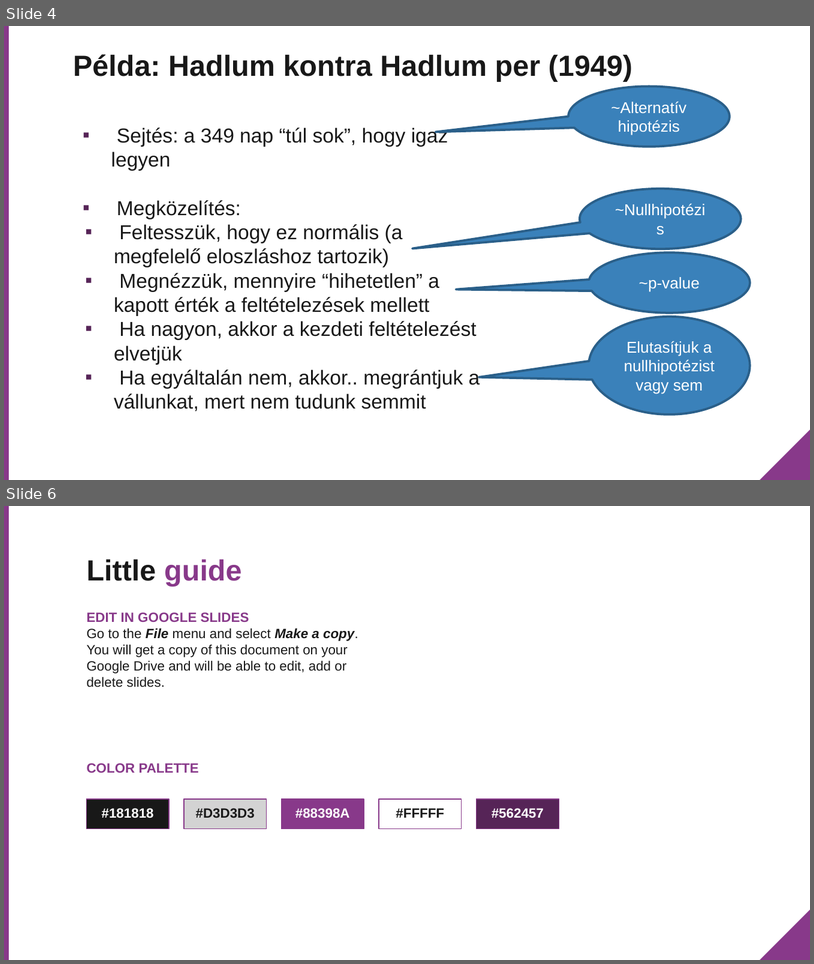
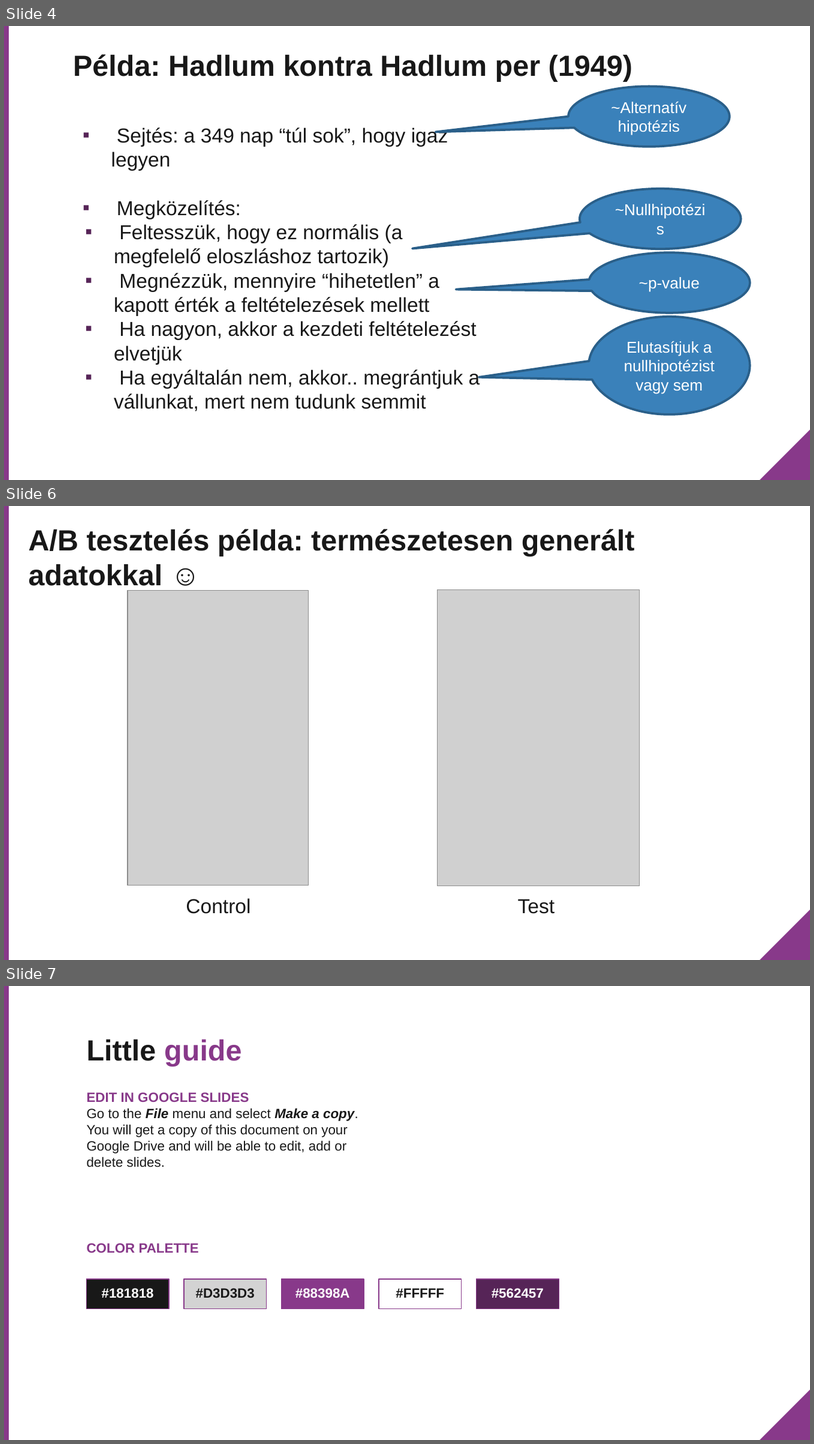
Before and after one commit to rladies/meetup-presentations_budapest, a slide deck: Meetup_2017_10_30/teszteles/ppt/R-Ladies_Statisztikai_teszt_Draft.pptx. Shown one above the other, each under a label of ours: slides 4 and 6 before the commit, slides 4, 6 and 7 after it; the slides between them are not shown. The pictures are 814x964 and 814x1444 pixels, drawn with LibreOffice and Linux fonts; fonts in the diff are those of the drawing; grey boxes stand for pictures; background and template pictures are left out. Boxes give left, top, right and bottom in pixels: in the first picture for what was removed or moved away, otherwise in the second. Text is boxed around its words. In the diff, an @@ line names an element or a change of style, - is before the commit and + after.

```diff
--- a/Meetup_2017_10_30/teszteles/ppt/R-Ladies_Statisztikai_teszt_Draft.pptx
+++ b/Meetup_2017_10_30/teszteles/ppt/R-Ladies_Statisztikai_teszt_Draft.pptx
@@ slide 6 added at (4,506,810,960), background #FFFFFF; not listed: 2 template elements that a slide beside it also shows @@
@@ title added at (29,529,635,591), 26 pt, text #181818, bold @@
+A/B tesztelés példa: természetesen generált adatokkal ☺
@@ picture added at (128,591,308,885) @@
@@ picture added at (438,590,640,886) @@
@@ text added at (186,898,251,913), 18 pt, text #181818 @@
+Control
@@ text added at (518,899,555,913), 18 pt, text #181818 @@
+Test
@@ what was slide 6 is now slide 7 @@
```
Also in this commit, not shown: 1 slide changed, 3 other files.
